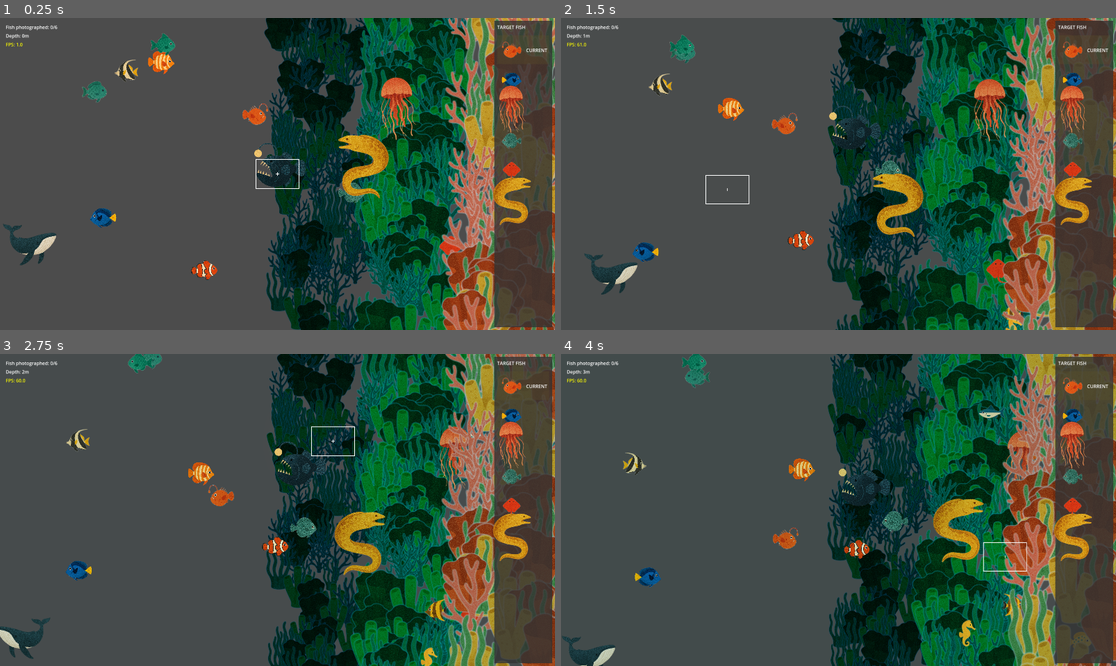
Above: before the commit, frames 1-4 (two rows, left to right).
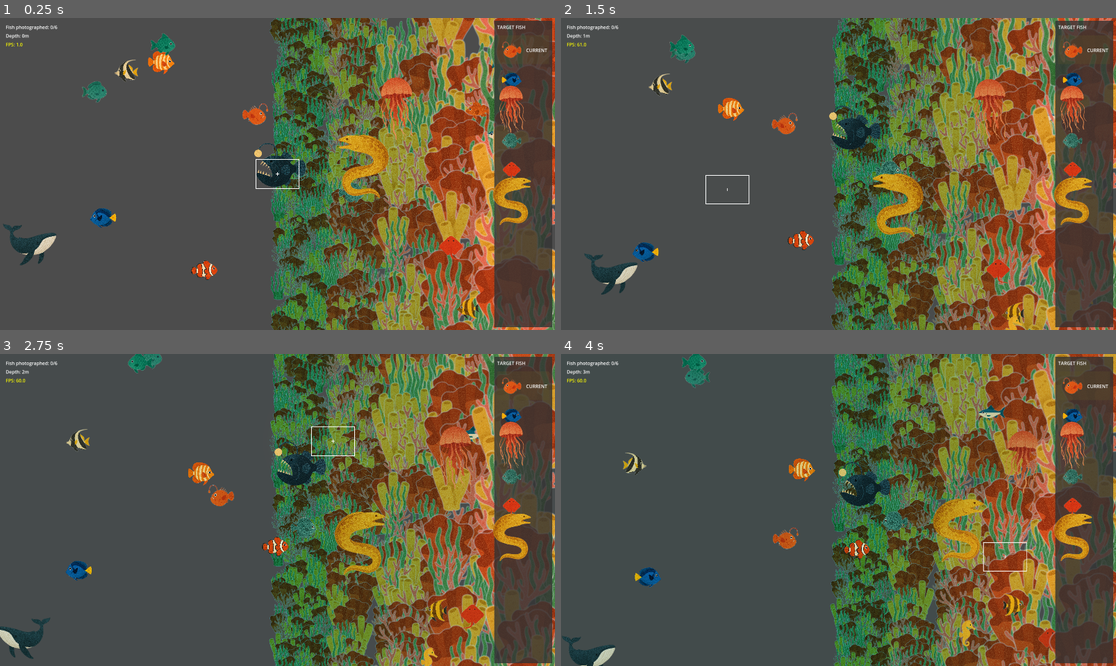
Above: after the commit, the same moments.

Repository: awlego/DepthPerception
Game: Godot game, scene res://main.tscn
The game is run twice, just before and just after one commit, with the same random seed, the same clock (stepped at 60 frames per second) and the same inputs.
Inputs (mouse positions are in pixels of both pictures, inside the frame that each line leads up to):
- Up to frame 1 (0.25 s): no input
- Up to frame 2 (1.5 s): tap Enter at 0.5 s; move the mouse to (960, 158) at 0.52 s; hold Right 0.53-1.28 s; tap F at 0.6, 1.35 s; click (960, 158) at 0.67 s; move the mouse to (727, 189) at 1.27 s; hold Down from 1.28 s (still down)
- Up to frame 3 (2.75 s): move the mouse to (333, 441) at 2.02 s; release Down at 2.03 s; hold Right from 2.03 s (still down); tap F at 2.1 s
- Up to frame 4 (4 s): move the mouse to (810, 572) at 2.77 s; release Right at 2.78 s; hold Up 2.78-3.53 s; tap F at 2.85, 3.6 s; click (810, 572) at 2.92 s; move the mouse to (1005, 556) at 3.52 s; hold Left from 3.53 s (still down)

The runs differ from the first frame. In frame 1, 38% of the frame differs, in the area x 47-100%, y 0-100%; in frame 2, 38%; in frame 3, 38%; in frame 4, 38%.

Commit message:
more coral

Diff:
--- a/scenes/coral_wall.gd
+++ b/scenes/coral_wall.gd
@@ -1,11 +1,12 @@
 extends Node2D
 
 # Parallax layers
-var parallax_layers = []  # Will hold our 3 layers
-var layer_speeds = [0.8, 0.9, 1.0]  # Far, mid, close (multipliers)
-var layer_scale = [0.25, 0.35, 0.5]  # Smaller scales for all layers (farther layers much smaller)
-var layer_density = [100, 100, 50]
-var layer_z_indices = [-10, -5, 0]  # Far to close layers
+var parallax_layers = []  # Will hold our 5 layers
+var layer_speeds = [0.96, 0.97, 0.98, 0.99, 1.0]  # Far -> close (multipliers)
+var layer_scale = [0.15, 0.20, 0.30, 0.40, 0.50]  # Smaller scales for farther layers
+var base_density = 8
+var layer_density = []  # Will be populated in _ready()
+var layer_z_indices = [-20, -15, -10, -5, 0]  # Far to close layers
 
 # Coral wall properties
 var coral_textures = []  # Will hold all coral textures
@@ -31,16 +32,24 @@
 
 # Called when the node enters the scene tree for the first time
 func _ready():
+	# Initialize layer density based on scale
+	layer_density = []
+	for s in layer_scale:
+		layer_density.append(round(1/s**2) * base_density)
+
 	# Load all coral textures
 	preload_coral_textures()
 
-	# Create our three parallax layers
+	# Create our five parallax layers
 	setup_parallax_layers()
 
 	# Generate initial segments for each layer
 	for layer_index in range(parallax_layers.size()):
 		for i in range(num_visible_segments):
 			generate_coral_segment(layer_index, i * segment_height)
+
+	# Debug print coral count per layer
+	print_coral_counts()
 
 # Preload all coral textures
 func preload_coral_textures():
@@ -56,10 +65,10 @@
 	# Create shader materials for each layer
 	create_layer_shaders()
 
-# Setup the three parallax layers
+# Setup the parallax layers
 func setup_parallax_layers():
-	# Create 3 layers - far, mid, close
-	for i in range(3):
+	# Create 5 layers - farthest to closest
+	for i in range(5):  # Changed from 3 to 5
 		var layer = {
 			"node": Node2D.new(),
 			"segments": [],
@@ -141,7 +150,7 @@
 
 		# Add to segment
 		segment.add_child(coral)
-		update_coral_shader_params(coral, layer_index)
+		update_coral_shader_params(coral)
 
 	# Track this segment in the layer
 	layer["segments"].append(segment)
@@ -175,7 +184,7 @@
 			# After moving the segment, update all coral shader params
 			for coral in segment.get_children():
 				if coral is Sprite2D and coral.material:
-					update_coral_shader_params(coral, layer_index)
+					update_coral_shader_params(coral)
 
 			# If this segment has moved off screen, reposition it
 			if segment.position.y < -segment_height:
@@ -253,7 +262,7 @@
 			print("Applied unique material to regenerated coral in layer", layer_index)
 
 		segment.add_child(coral)
-		update_coral_shader_params(coral, layer_index)
+		update_coral_shader_params(coral)
 
 # Called every frame
 func _process(delta):
@@ -284,26 +293,31 @@
 		return  # Exit the function if shader isn't found
 
 	# Create shader materials for each layer with different parameter sets
-	for i in range(3):
+	for i in range(5):  # Changed from 3 to 5
 		var material = ShaderMaterial.new()
 		material.shader = coral_shader
 
-		# Configure parameters based on layer
-		if i == 0:  # Far layer
-			material.set_shader_parameter("distance", 100.0)
-			material.set_shader_parameter("blue_tint", 0.4)
+		# Configure parameters based on layer with more gradual transitions
+		if i == 0:  # Furthest layer
+			material.set_shader_parameter("distance", 20.0)
+			material.set_shader_parameter("wave_strength", 0.001)
+			material.set_shader_parameter("wave_speed", 0.2)
+		elif i == 1:  # Far layer
+			material.set_shader_parameter("distance", 15.0)
+			material.set_shader_parameter("wave_strength", 0.0015)
+			material.set_shader_parameter("wave_speed", 0.3)
+		elif i == 2:  # Mid layer
+			material.set_shader_parameter("distance", 10.0)
 			material.set_shader_parameter("wave_strength", 0.002)
-			material.set_shader_parameter("wave_speed", 0.3)
-		elif i == 1:  # Mid layer
-			material.set_shader_parameter("distance", 40.0)
-			material.set_shader_parameter("blue_tint", 0.2)
+			material.set_shader_parameter("wave_speed", 0.4)
+		elif i == 3:  # Near layer
+			material.set_shader_parameter("distance", 5.0)
 			material.set_shader_parameter("wave_strength", 0.003)
-			material.set_shader_parameter("wave_speed", 0.5)
-		else:  # Close layer
-			material.set_shader_parameter("distance", 5.0)
-			material.set_shader_parameter("blue_tint", 0.1)
+			material.set_shader_parameter("wave_speed", 0.6)
+		else:  # Closest layer
+			material.set_shader_parameter("distance", 0.0)
 			material.set_shader_parameter("wave_strength", 0.004)
-			material.set_shader_parameter("wave_speed", 0.7)
+			material.set_shader_parameter("wave_speed", 0.8)
 
 		# Add a unique wave offset for each layer to prevent synchronized movement
 		material.set_shader_parameter("wave_offset", randf() * 10.0)
@@ -361,9 +375,25 @@
 		flashlight_node.add_shader(material)
 
 # Helper function to update shader position parameters for a coral sprite
-func update_coral_shader_params(coral: Sprite2D, layer_index: int):
+func update_coral_shader_params(coral: Sprite2D):
 	if coral.material:
 		# Now we're using the coral's own unique material instance
 		coral.material.set_shader_parameter("sprite_world_position", coral.global_position)
 		coral.material.set_shader_parameter("sprite_size", coral.texture.get_size() * coral.scale)
 		coral.material.set_shader_parameter("screen_size", get_viewport_rect().size)
+
+# Add this new function to count and print coral per layer
+func print_coral_counts():
+	print("=== Coral Count Per Layer ===")
+	for layer_index in range(parallax_layers.size()):
+		var layer = parallax_layers[layer_index]
+		var coral_count = 0
+
+		# Count all coral in this layer's segments
+		for segment in layer["segments"]:
+			coral_count += segment.get_child_count()
+
+		print("Layer ", layer_index, " (scale: ", layer_scale[layer_index],
+			", target density: ", layer_density[layer_index],
+			"): ", coral_count, " coral")
+	print("===========================")
